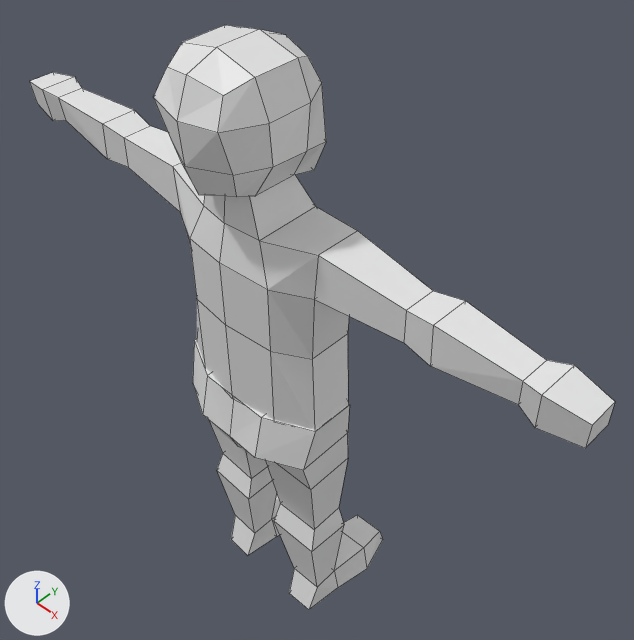
Renders of the Blender file assets/models/fairy.blend from each side of a commit.
One viewpoint serves both versions: a 50 mm lens placed at (7.44, -6.27, 5.43), pointed at (0.07, 1.22, -4.14). Arrows for +X, +Y and +Z are at lower left; the lights stay in place. Mesh edges are drawn as thin lines.

Objects in the first picture: 'Head', 'Legs', 'Torso'.
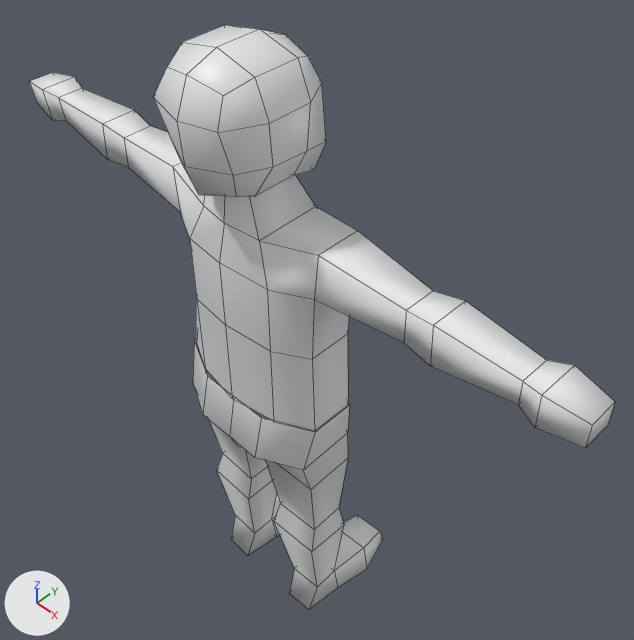
What changed in the scene script:
```text
Change me_cube:
    where me_cube.from_pydata(...)  # 28 vertices, 21 faces; spans x -0.88..0.0, y -1.0..1.0, z -1.0..1.0
    used by ob_head; location = (0.0, 0.0, 0.0)
    me_cube part 1: all faces are now shaded smooth (21 of 21 changed)
Change me_cube_001:
    where me_cube_001.from_pydata(...)  # 48 vertices, 39 faces; spans x -5.29..0.0, y -0.58..1.02, z -4.67..-0.67
    used by ob_torso; location = (0.0, 0.0, 0.0)
    me_cube_001 part 2: all faces are now shaded smooth (39 of 39 changed)
Change me_cube_002:
    used by ob_legs; location = (0.0, 0.0, 0.0)
    verts and faces of me_cube_002; kept vertices keep their numbers, new ones are numbered from 42
    before: 1 (-1.41, -0.18, -4.63) at pixel (194, 340), 3 (-1.4, 0.58, -4.63), 5 (-0.63, 0.98, -4.63), 6 (-0.63, -0.55, -4.63) at pixel (207, 375), 9 (0.0, 0.98, -4.63)
    before: 11 (0.0, -0.56, -4.63) at pixel (233, 396)
    remove me_cube_002.from_pydata(...)  # 42 vertices, 38 faces; spans x -1.41..0.0, y -0.74..2.1, z -10.2..-4.63
    add me_cube_002.from_pydata(...)  # 42 vertices, 36 faces; spans x -1.41..0.0, y -0.74..2.1, z -10.2..-4.63
    me_cube_002 part 3
    add delete_faces([(1, 6, 5, 3), (5, 6, 11, 9)])
    me_cube_002 part 4: 36 kept faces spanning x -1.41..0.0, y -0.74..2.1, z -10.2..-4.63 are now shaded smooth
```

Changed parts and their boxes (x1, y1, x2, y2) in the pictures (634 x 640 px):
part 1 of me_cube, shading changed: (153, 25, 326, 197) in both
part 2 of me_cube_001, shading changed: (29, 72, 615, 448) in both
part 3 of me_cube_002, deleted: before (194, 339, 349, 432)
part 4 of me_cube_002, shading changed: (193, 341, 383, 610) in both
